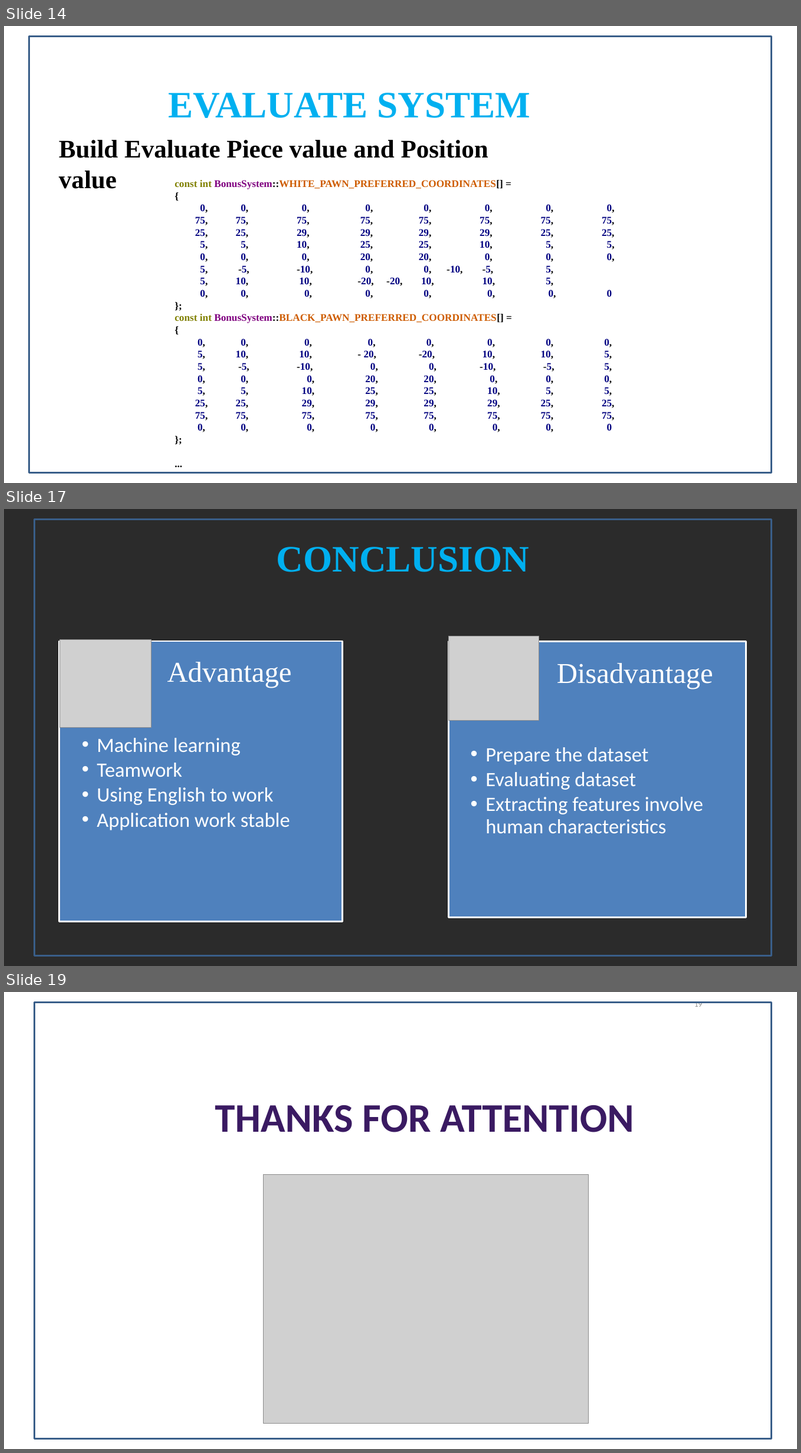
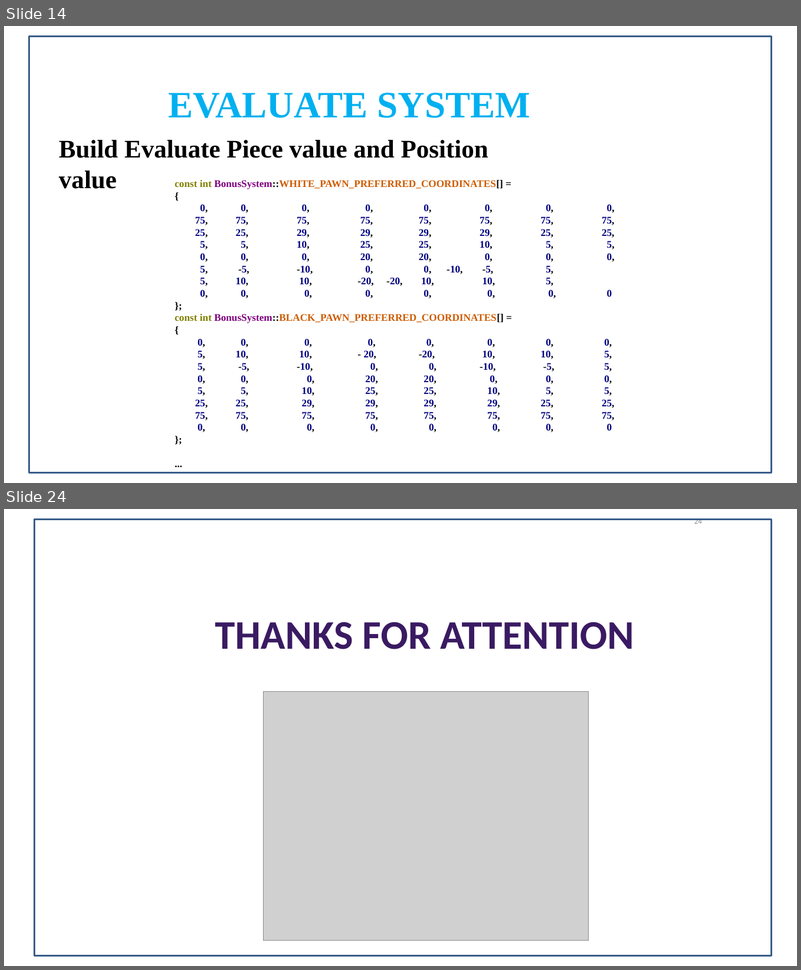
Before and after one commit to vduckute1812/AI, a slide deck: gameloft_present_chessgame.pptx. Shown one above the other, each under a label of ours: slides 14, 17 and 19 before the commit, slides 14 and 24 after it; the slides between them are not shown. The pictures are 801x1453 and 801x970 pixels, drawn with LibreOffice and Linux fonts; fonts in the diff are those of the drawing; grey boxes stand for pictures; background and template pictures are left out; a plain dark background stands for a picture behind light text. Boxes give left, top, right and bottom in pixels: in the first picture for what was removed or moved away, otherwise in the second. Text is boxed around its words. In the diff, an @@ line names an element or a change of style, - is before the commit and + after.

```diff
--- a/gameloft_present_chessgame.pptx
+++ b/gameloft_present_chessgame.pptx
@@ slide 17 removed at box(4, 509, 797, 966), background picture (left out) @@
@@ rectangle removed at box(35, 520, 772, 956) @@
@@ text removed at box(277, 547, 529, 572) @@
-CONCLUSION
@@ rectangle removed at box(59, 641, 343, 922) @@
@@ picture removed at box(60, 639, 151, 727) @@
@@ rectangle removed at box(449, 641, 746, 918) @@
@@ picture removed at box(449, 636, 539, 721) @@
@@ text removed at box(167, 662, 292, 688) @@
-Advantage
@@ text removed at box(557, 663, 713, 689) @@
-Disadvantage
@@ text removed at box(97, 738, 290, 831) @@
-  • Machine learning
-  • Teamwork
-  • Using English to work
-  • Application work stable
@@ text removed at box(485, 747, 703, 833) @@
-  • Prepare the dataset
-  • Evaluating dataset
-  • Extracting features involve human characteristics
@@ what was slide 19 is now slide 24 @@
@@ page number at box(694, 518, 702, 524): text changed @@
-19
+24
```
Also in this commit, not shown: 3 slides changed, 8 slides added, 2 other slides removed, 2 other files.
